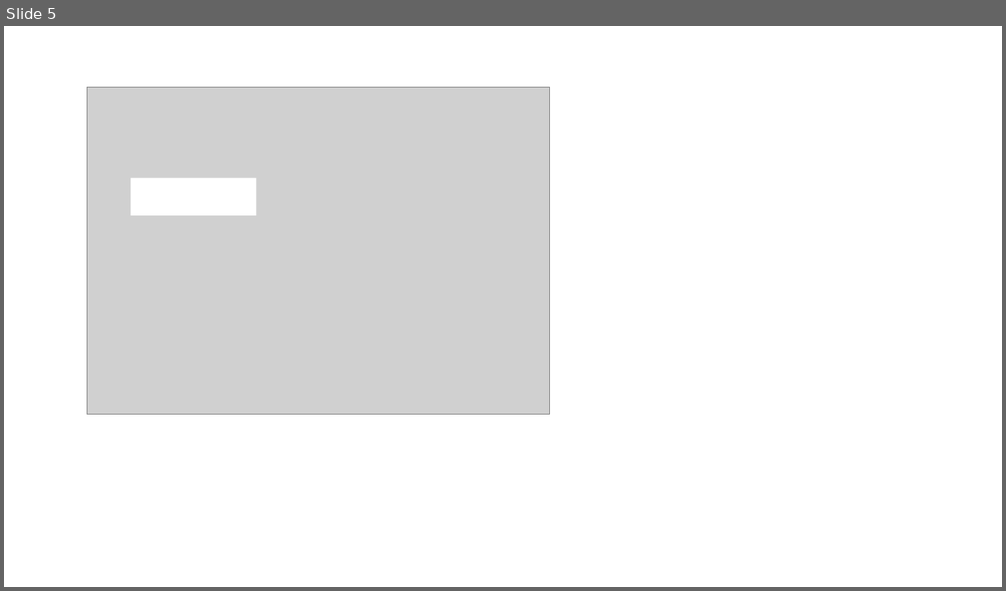
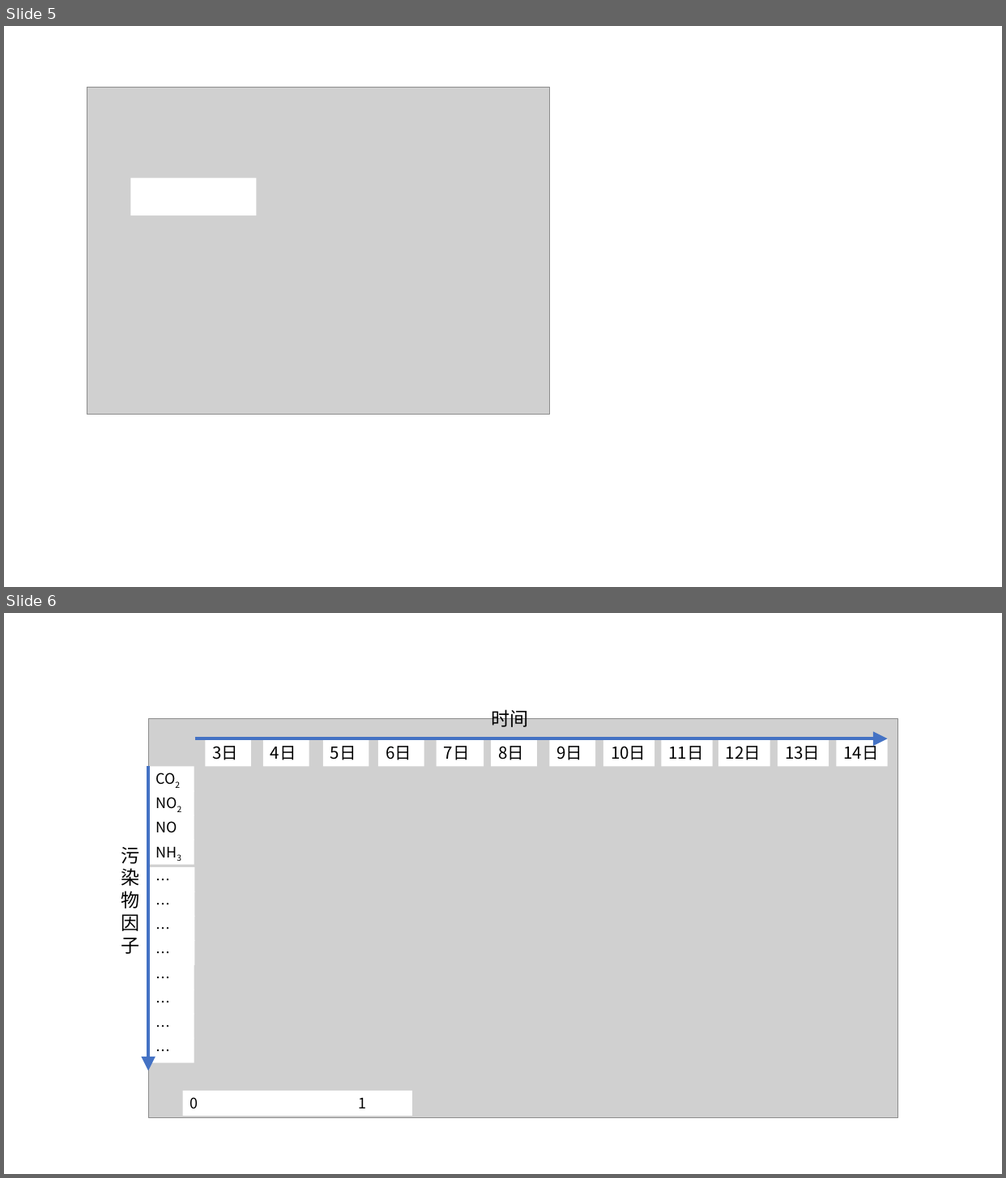
Before and after one commit to JetRj/VGE, a slide deck: 详细设计/主界面设计.pptx. Shown one above the other, each under a label of ours: slide 5 before the commit, slides 5 and 6 after it. The pictures are 1006x591 and 1006x1178 pixels, drawn with LibreOffice and Linux fonts; fonts in the diff are those of the drawing; grey boxes stand for pictures. Boxes give left, top, right and bottom in pixels: in the first picture for what was removed or moved away, otherwise in the second. Text is boxed around its words. In the diff, an @@ line names an element or a change of style, - is before the commit and + after.

```diff
--- a/详细设计/主界面设计.pptx
+++ b/详细设计/主界面设计.pptx
@@ slide 6 added at (x1=4, y1=613, x2=1002, y2=1174), background #FFFFFF @@
@@ text added at (x1=491, y1=707, x2=528, y2=727), 18 pt, text #000000 @@
+时间
@@ picture added at (x1=149, y1=718, x2=898, y2=1118) @@
@@ arrow added from (195, 739) to (888, 739), #4472C4 2.75 pt @@
@@ rectangle added at (x1=206, y1=739, x2=251, y2=766), fill #FFFFFF, 16 pt, text #000000 @@
+3日
@@ rectangle added at (x1=263, y1=739, x2=309, y2=766), fill #FFFFFF, 16 pt, text #000000 @@
+4日
@@ rectangle added at (x1=323, y1=739, x2=368, y2=766), fill #FFFFFF, 16 pt, text #000000 @@
+5日
@@ rectangle added at (x1=378, y1=739, x2=424, y2=766), fill #FFFFFF, 16 pt, text #000000 @@
+6日
@@ rectangle added at (x1=437, y1=739, x2=484, y2=766), fill #FFFFFF, 16 pt, text #000000 @@
+7日
@@ rectangle added at (x1=492, y1=739, x2=537, y2=766), fill #FFFFFF, 16 pt, text #000000 @@
+8日
@@ rectangle added at (x1=550, y1=739, x2=595, y2=766), fill #FFFFFF, 16 pt, text #000000 @@
+9日
@@ rectangle added at (x1=603, y1=739, x2=654, y2=766), fill #FFFFFF, 16 pt, text #000000 @@
+10日
@@ rectangle added at (x1=661, y1=739, x2=712, y2=766), fill #FFFFFF, 16 pt, text #000000 @@
+11日
@@ rectangle added at (x1=718, y1=739, x2=769, y2=766), fill #FFFFFF, 16 pt, text #000000 @@
+12日
@@ rectangle added at (x1=778, y1=739, x2=829, y2=766), fill #FFFFFF, 16 pt, text #000000 @@
+13日
@@ rectangle added at (x1=837, y1=739, x2=888, y2=766), fill #FFFFFF, 16 pt, text #000000 @@
+14日
@@ rectangle added at (x1=148, y1=766, x2=194, y2=792), fill #FFFFFF, 14 pt, text #000000 @@
+CO2
@@ arrow added from (148, 766) to (148, 1071), #4472C4 2.75 pt @@
@@ text added at (x1=148, y1=791, x2=194, y2=816), 14 pt, text #000000 @@
+NO2
@@ text added at (x1=155, y1=821, x2=177, y2=833), 14 pt, text #000000 @@
+NO
@@ text added at (x1=121, y1=847, x2=140, y2=954), 18 pt, text #000000 @@
+污染物因子
@@ text added at (x1=148, y1=839, x2=194, y2=865), 14 pt, text #000000 @@
+NH3
@@ rectangle added at (x1=149, y1=867, x2=195, y2=893), fill #FFFFFF, 14 pt, text #000000 @@
+…
@@ text added at (x1=149, y1=892, x2=195, y2=917), 14 pt, text #000000 @@
+…
@@ text added at (x1=149, y1=916, x2=195, y2=942), 14 pt, text #000000 @@
+…
@@ text added at (x1=149, y1=940, x2=195, y2=965), 14 pt, text #000000 @@
+…
@@ text added at (x1=148, y1=965, x2=194, y2=990), 14 pt, text #000000 @@
+…
@@ text added at (x1=148, y1=990, x2=194, y2=1015), 14 pt, text #000000 @@
+…
@@ text added at (x1=148, y1=1013, x2=194, y2=1039), 14 pt, text #000000 @@
+…
@@ rectangle added at (x1=148, y1=1038, x2=194, y2=1063), fill #FFFFFF, 14 pt, text #000000 @@
+…
@@ rectangle added at (x1=183, y1=1091, x2=413, y2=1116), fill #FFFFFF, 14 pt, text #000000 @@
+0 1
```
Also in this commit, not shown: 1 other slide added, 1 slide removed, 3 other files.
